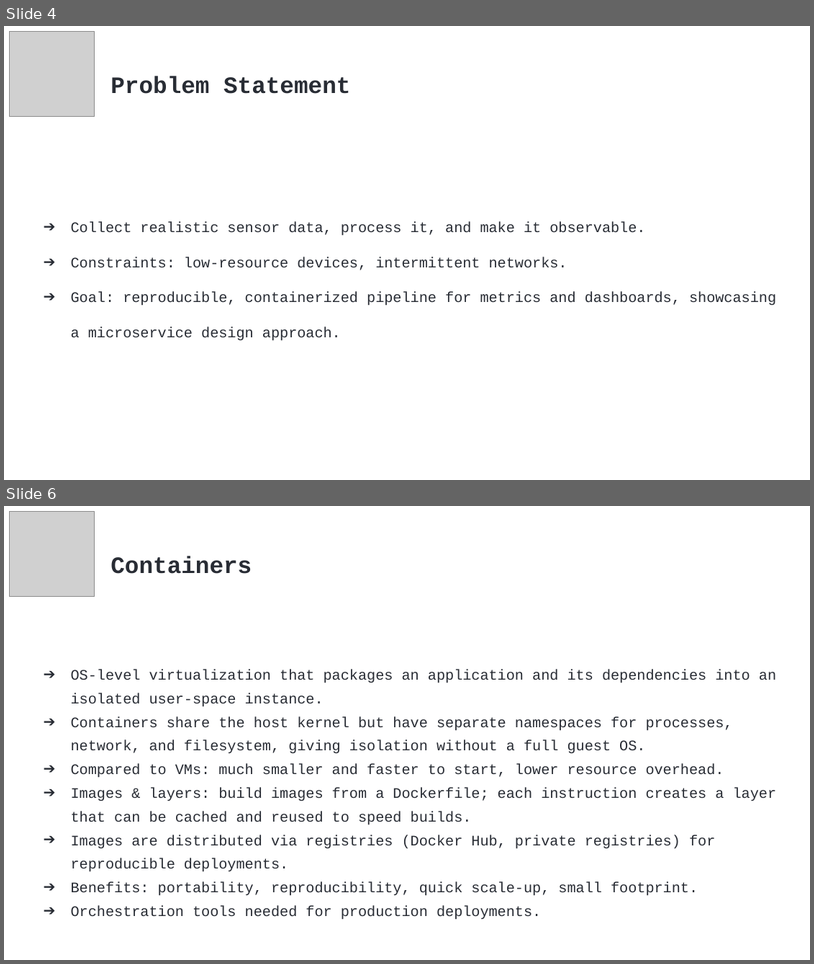
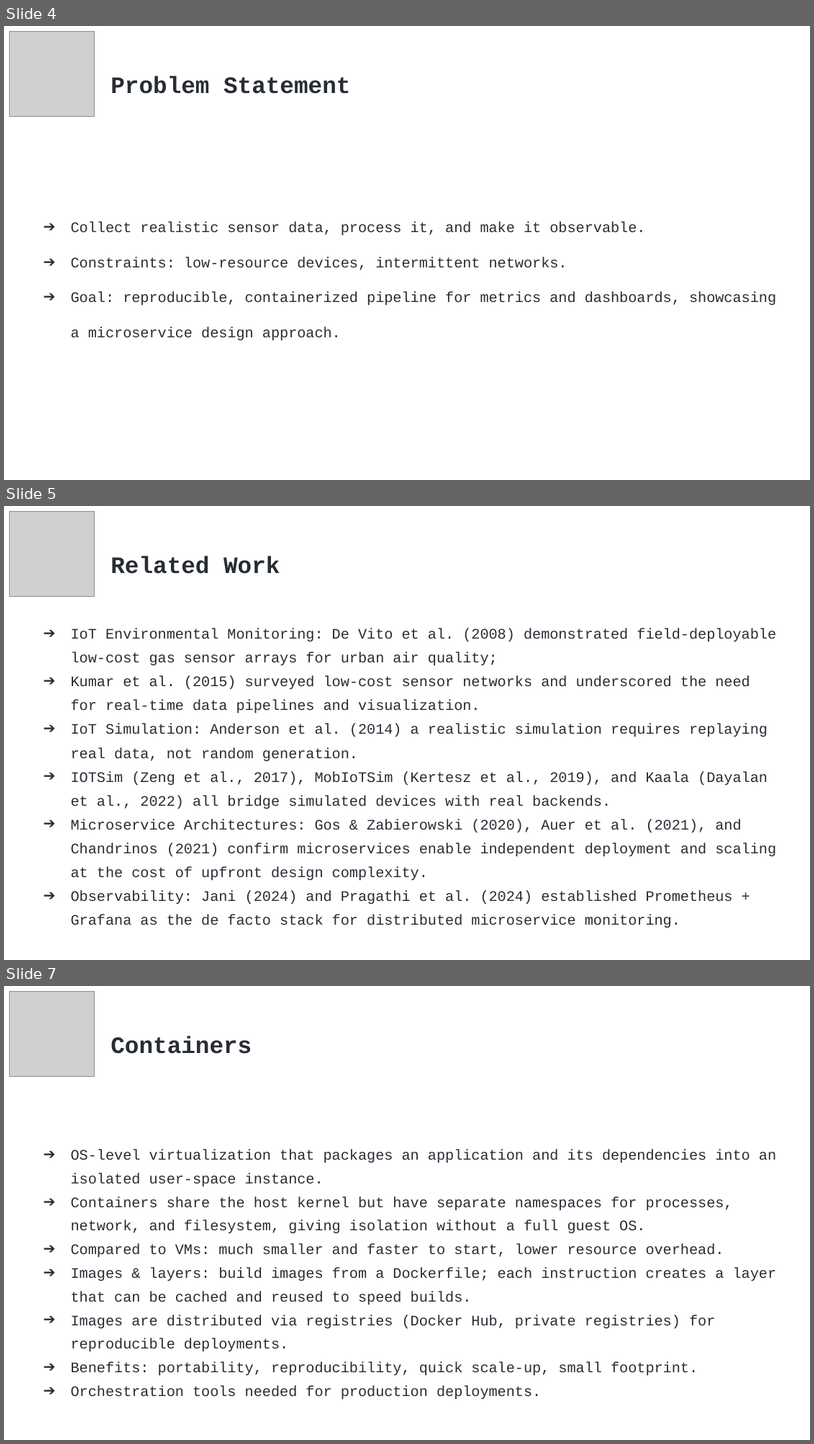
Before and after one commit to tasoszamp/thesis, a slide deck: article/Presentantion.pptx. Shown one above the other, each under a label of ours: slides 4 and 6 before the commit, slides 4, 5 and 7 after it; the slides between them are not shown. The pictures are 814x964 and 814x1444 pixels, drawn with LibreOffice and Linux fonts; fonts in the diff are those of the drawing; grey boxes stand for pictures. Boxes give left, top, right and bottom in pixels: in the first picture for what was removed or moved away, otherwise in the second. Text is boxed around its words. In the diff, an @@ line names an element or a change of style, - is before the commit and + after.

```diff
--- a/article/Presentantion.pptx
+++ b/article/Presentantion.pptx
@@ slide 5 added at <box>4,506,810,960</box>, background #FFFFFF @@
@@ picture added at <box>10,512,94,597</box> @@
@@ text added at <box>111,556,280,574</box>, 21 pt, text #282C34, bold @@
+Related Work
@@ text added at <box>71,628,777,927</box>, 13 pt, text #282C34 @@
+➔ IoT Environmental Monitoring: De Vito et al. (2008) demonstrated field-deployable low-cost gas sensor arrays for urban air quality;
+➔ Kumar et al. (2015) surveyed low-cost sensor networks and underscored the need for real-time data pipelines and visualization.
+➔ IoT Simulation: Anderson et al. (2014) a realistic simulation requires replaying real data, not random generation.
+➔ IOTSim (Zeng et al., 2017), MobIoTSim (Kertesz et al., 2019), and Kaala (Dayalan et al., 2022) all bridge simulated devices with real backends.
+➔ Microservice Architectures: Gos & Zabierowski (2020), Auer et al. (2021), and Chandrinos (2021) confirm microservices enable independent deployment and scaling at the cost of upfront design complexity.
+➔ Observability: Jani (2024) and Pragathi et al. (2024) established Prometheus + Grafana as the de facto stack for distributed microservice monitoring.
@@ what was slide 6 is now slide 7 @@
```
Also in this commit, not shown: 10 slides changed.
